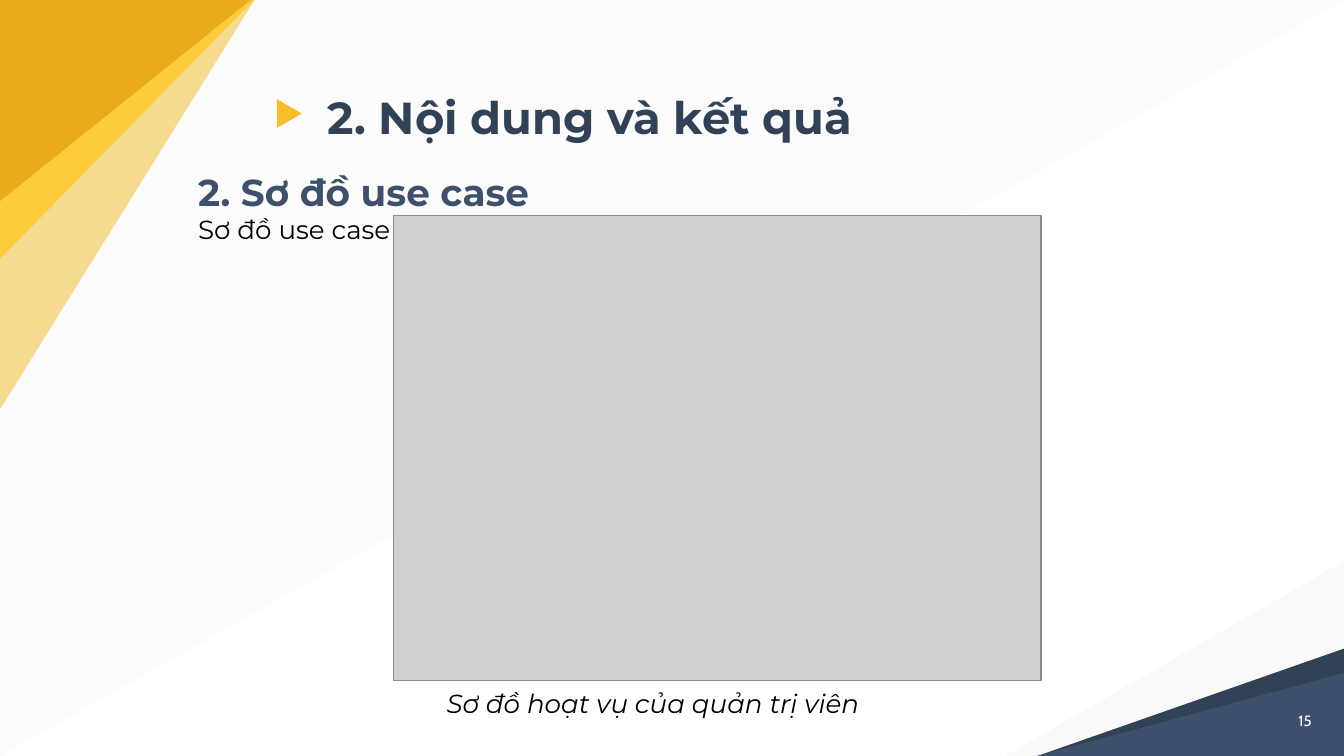
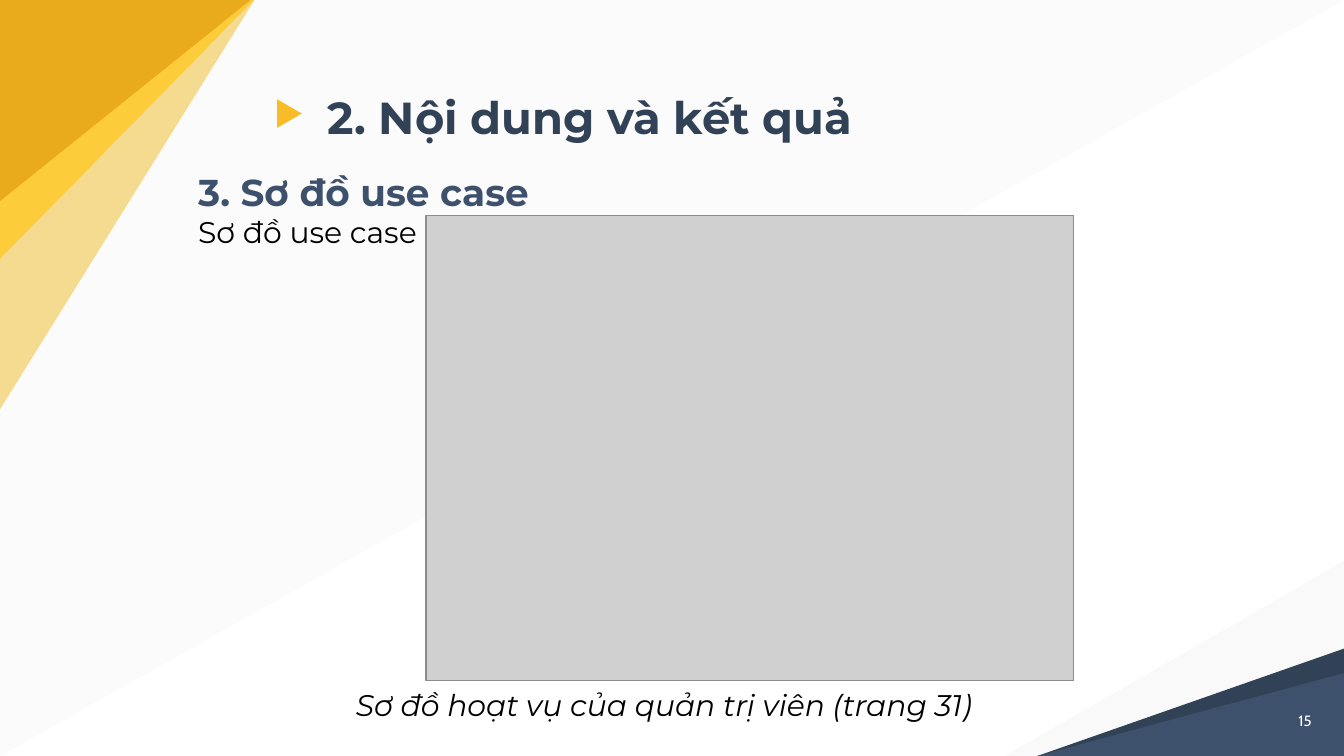
Before and after one commit to nghiale1/CongDongGiaSu, a slide deck: slide 15 of docs/thuyetTrinh_LeMinhNghia_B1605229.pptx. Drawn at 1344x756 pixels with LibreOffice and Linux fonts; fonts in the diff are those of the drawing; grey boxes stand for pictures. Boxes give left, top, right and bottom in pixels: in the first picture for what was removed or moved away, otherwise in the second. Text is boxed around its words. In the diff, an @@ line names an element or a change of style, - is before the commit and + after.

```diff
--- a/docs/thuyetTrinh_LeMinhNghia_B1605229.pptx
+++ b/docs/thuyetTrinh_LeMinhNghia_B1605229.pptx
@@ text at [198, 175, 529, 216]: text changed @@
-2. Sơ đồ use case
+3. Sơ đồ use case
@@ text at [198, 219, 417, 243]: size 14 to 16 pt in "Sơ đồ use case" @@
@@ picture: place and size @@
-picture at [394, 215, 1042, 680]
+picture at [426, 215, 1074, 680]
@@ text at [356, 692, 972, 722]: text changed; size 14 to 16 pt @@
-Sơ đồ hoạt vụ của quản trị viên
+Sơ đồ hoạt vụ của quản trị viên (trang 31)
```
Also in this commit, not shown: 19 other slides changed, 7 slides added, 2 slides removed, 34 other files.
